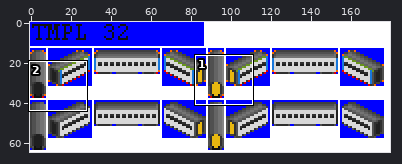
Edited in one commit: sprite sheet (gfx/Template/32px.png). Above: a wide view before the commit, with the close-up outlined.
Close-up. The starting point:
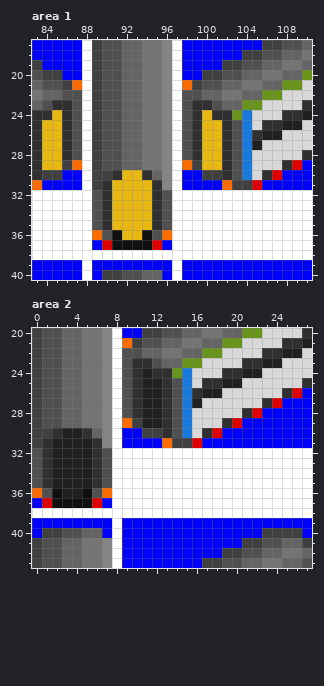
The file is 180x65 pixels. Shown: area 1: x 83..110, y 17..40; area 2: x 0..27, y 20..43.
The result:
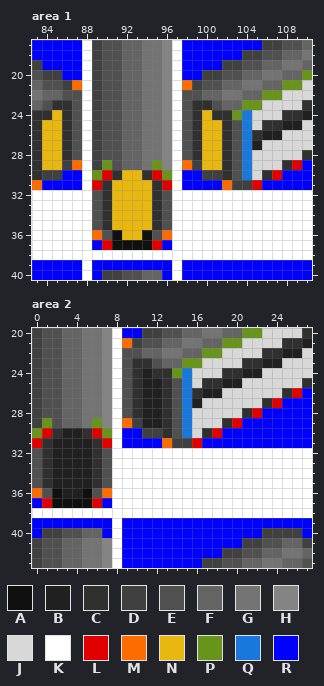
Palette (. is transparent): A #101010  B #202020  C #303030  D #404040  E #505050  F #646464  G #747474  H #848484  J #d8d8d8  K #ffffff  L #e00000  M #fc6c00  N #e8b810  P #68941c  Q #1878dc  R #0000ff
The edit:
{"where": "area 1"}
{"y":29,"x":90,"old":"E","new":"P"}
{"y":29,"x":95,"old":"G","new":"P"}
{"y":30,"x":89,"old":"DD","new":"PL"}
{"y":30,"x":95,"old":"FH","new":"LP"}
{"y":31,"x":89,"old":"D","new":"L"}
{"y":31,"x":96,"old":"H","new":"L"}
{"where": "area 2"}
{"y":29,"x":1,"old":"E","new":"P"}
{"y":29,"x":6,"old":"G","new":"P"}
{"y":30,"x":0,"old":"DD","new":"PL"}
{"y":30,"x":6,"old":"FH","new":"LP"}
{"y":31,"x":0,"old":"D","new":"L"}
{"y":31,"x":7,"old":"H","new":"L"}
